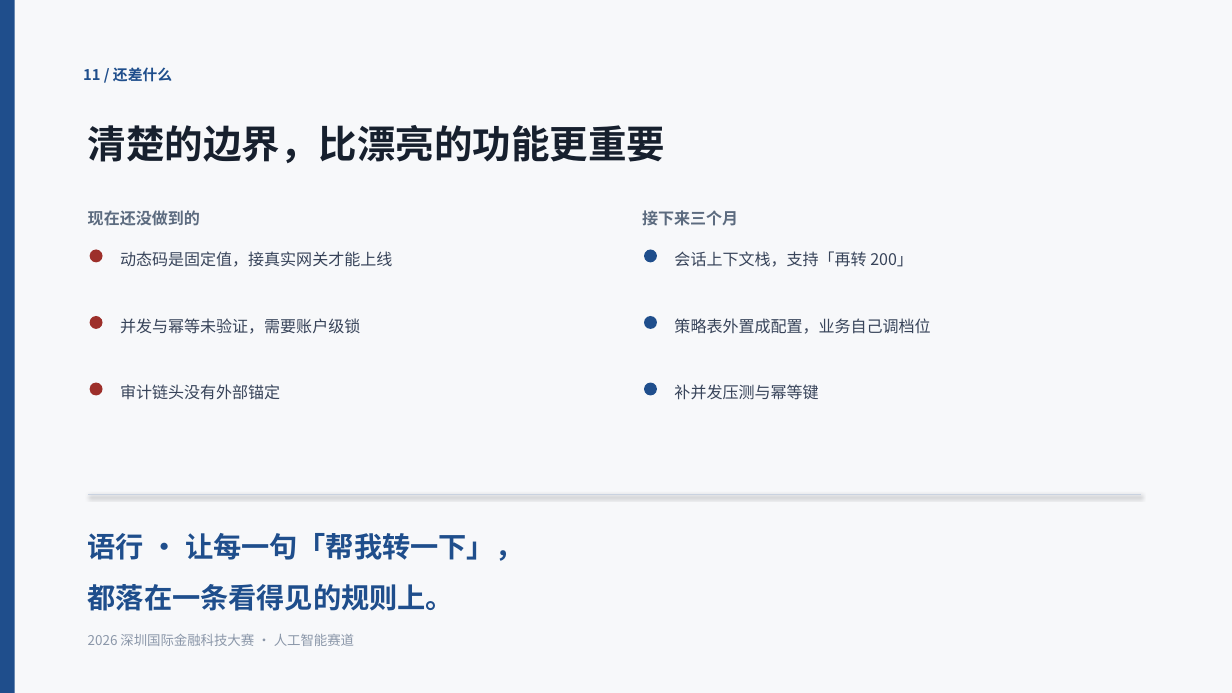
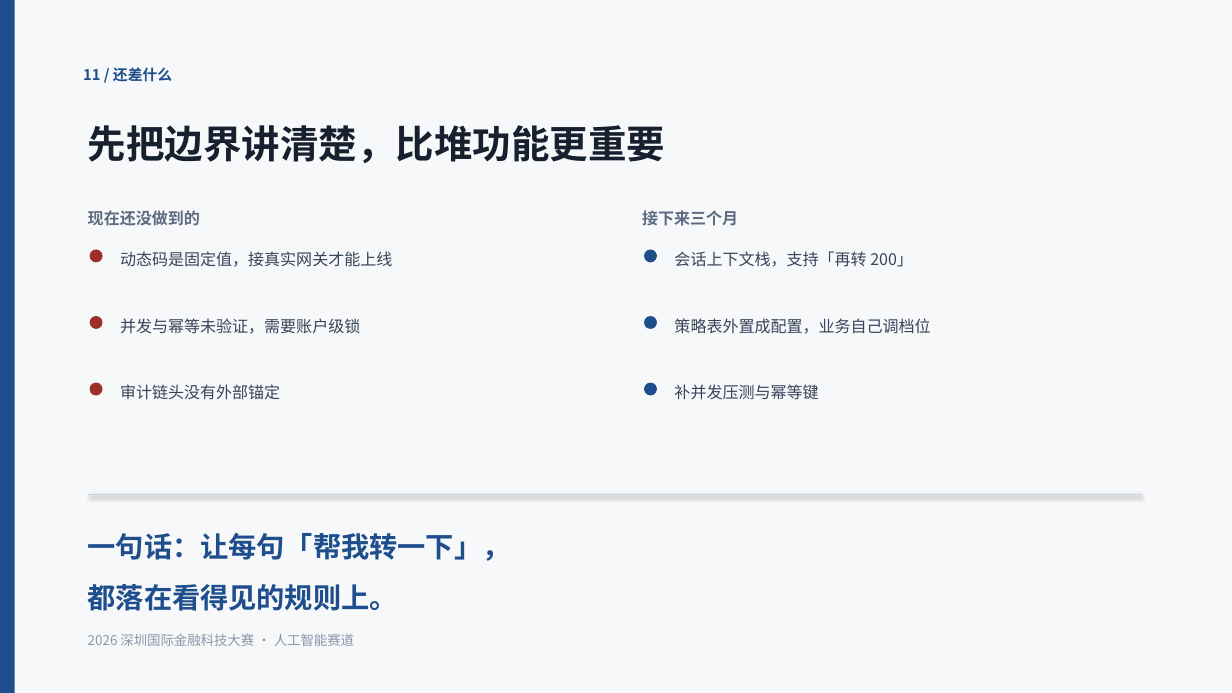
Before and after one commit to isAXya/fintechathon-agent, a slide deck: slide 12 of docs/语行-答辩PPT.pptx. Drawn at 1232x693 pixels with LibreOffice and Linux fonts; fonts in the diff are those of the drawing. Boxes give left, top, right and bottom in pixels: in the first picture for what was removed or moved away, otherwise in the second. Text is boxed around its words. In the diff, an @@ line names an element or a change of style, - is before the commit and + after.

```diff
--- a/docs/语行-答辩PPT.pptx
+++ b/docs/语行-答辩PPT.pptx
@@ text at box(88, 125, 665, 163): text changed @@
-清楚的边界，比漂亮的功能更重要
+先把边界讲清楚，比堆功能更重要
@@ text at box(88, 533, 511, 611): text changed @@
-语行 · 让每一句「帮我转一下」，
-都落在一条看得见的规则上。
+一句话：让每句「帮我转一下」，
+都落在看得见的规则上。
```
Also in this commit, not shown: 6 other slides changed, 2 other files.
